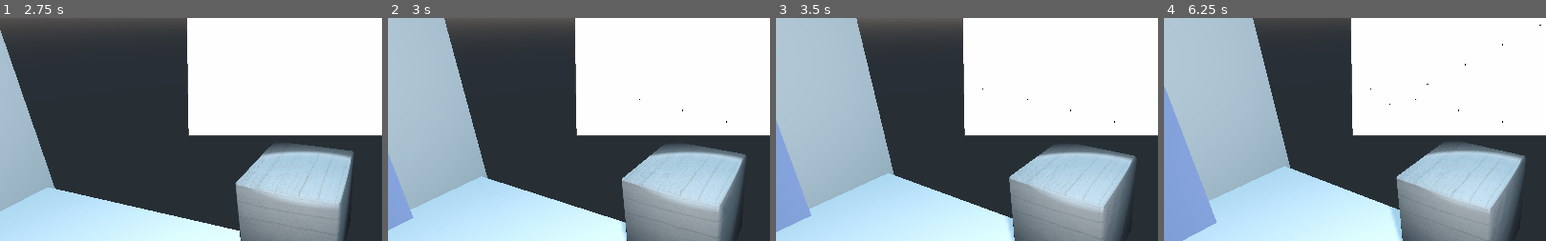
Above: before the commit, frames 1-4 (left to right).
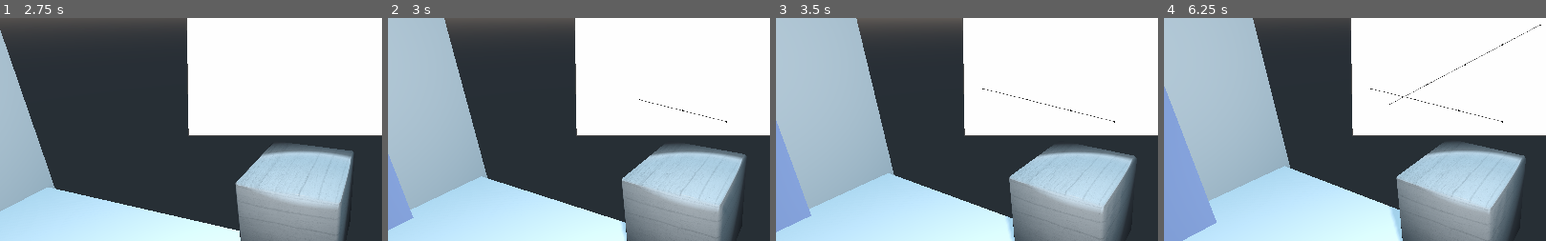
Above: after the commit, the same moments.

Repository: lmsonic/ArtGame
Game: Godot game, scene res://gui_in_3d.tscn
Two runs of this game, one before a commit and one after it. Both use one fixed random seed, a clock stepped at 60 frames per second and the inputs below.
Inputs (mouse positions are % of the whole screen's width and height, from its top left):
- Up to frame 1 (2.75 s): tap Enter (ui_accept) at 0.5, 0.77 s; move the mouse to (45, 70) at 0.52 s; press the mouse at (45, 70) at 0.53 s; hold Up (ui_up) 0.53-1.25 s; release the mouse at (45, 70) at 1.25 s; drag from (80, 65) to (45, 70) at 1.27 s; move the mouse to (20, 35) at 2.02 s; press the mouse at (20, 35) at 2.03 s; hold Left (ui_left) from 2.03 s (still down)
- Up to frame 2 (3 s): release Left (ui_left) at 2.75 s; release the mouse at (20, 35) at 2.75 s; drag from (55, 50) to (20, 35) at 2.77 s
- Up to frame 3 (3.5 s): no input
- Up to frame 4 (6.25 s): move the mouse to (35, 25) at 3.52 s; press the mouse at (35, 25) at 3.53 s; hold Down (ui_down) 3.53-4.25 s; tap Enter (ui_accept) at 3.77 s; release the mouse at (35, 25) at 4.25 s; drag from (72, 45) to (35, 25) at 4.27 s; move the mouse to (30, 55) at 5.02 s; press the mouse at (30, 55) at 5.03 s; hold Up (ui_up) 5.03-5.75 s; release the mouse at (30, 55) at 5.75 s; drag from (60, 28) to (30, 55) at 5.77 s
The pictures show only the part of the screen within x 11-61%, y 27-77%; the shares and areas given below are measured in that part.

Frame 1 is identical in both runs. In frame 2, less than 0.1% of the frame differs, in the area x 66-89%, y 36-47%; in frame 3, less than 0.1%; in frame 4, 0.2%, in the area x 54-98%, y 3-47%.

Commit message:
Save lines

Diff:
--- a/Draw.gd
+++ b/Draw.gd
@@ -41,7 +41,7 @@
 
 func _draw():
 	draw_points(2.5,Color.black)
-	#draw_lines(lines)
+	draw_lines(lines)
 
 func draw_lines(lines):
 	for line in lines:
@@ -55,19 +55,8 @@
 
 
 
-class Line:
-	func _init(start,end,width,color):
-		self.start=start
-		self.end=end
-		self.width=width
-		self.color=color
-
-	var start:Vector2
-	var end:Vector2
-	var width:float
-	var color:Color
-
 func _on_show_gesture(gesture:Gesture):
 	reset()
 	points=gesture.OriginalPoints
+	lines=gesture.Lines
 	update()
--- /dev/null
+++ b/jsonify.gd
@@ -0,0 +1,109 @@
+class_name Jsonify
+
+static func jsonify(data):
+
+	match typeof(data):
+
+		TYPE_STRING, \
+		TYPE_BOOL, \
+		TYPE_INT, \
+		TYPE_REAL:
+			return data
+
+		TYPE_ARRAY:
+			for i in len(data):
+				data[i] = jsonify(data[i])
+			return data
+
+		TYPE_DICTIONARY:
+			for k in data:
+				data[k] = jsonify(data[k])
+			return data
+
+		TYPE_VECTOR2:
+			return {
+				"x": data.x,
+				"y": data.y
+			}
+
+		TYPE_COLOR:
+			return {
+				"r": data.r,
+				"g": data.g,
+				"b": data.b,
+				"a": data.a
+			}
+
+		TYPE_RECT2:
+			return {
+				"x": data.position.x,
+				"y": data.position.y,
+				"w": data.size.x,
+				"h": data.size.y
+			}
+
+		TYPE_VECTOR3:
+			return {
+				"x": data.x,
+				"y": data.y,
+				"z": data.z
+			}
+		TYPE_OBJECT:
+			match(data.get_class()):
+				Point:
+					return{
+						"X":data.X,
+						"Y":data.Y,
+						"StrokeID":data.StrokeID
+					}
+				Line:
+					return{
+						"start": jsonify(data.start),
+						"end": jsonify(data.end),
+						"width": data.width,
+						"color": jsonify(data.color)
+					}
+		_:
+			# Unhandled data type
+			printerr("Unhandled data: ", data)
+			assert(false)
+
+
+static func godotify(data):
+
+	match typeof(data):
+
+		TYPE_ARRAY:
+			for i in len(data):
+				data[i] = godotify(data[i])
+			return data
+
+		TYPE_DICTIONARY:
+
+			match len(data):
+				2:
+					if data.has("x") and data.has("y"):
+						return Vector2(data.x, data.y)
+				3:
+					if data.has("x") and data.has("y") and data.has("z"):
+						return Vector3(data.x, data.y, data.z)
+				4:
+					if data.has("r") and data.has("g") and data.has("b") and data.has("a"):
+						return Color(data.r, data.g, data.b, data.a)
+
+					elif data.has("x") and data.has("y") and data.has("w") and data.has("h"):
+						return Rect2(data.x, data.y, data.w, data.h)
+
+			for k in data:
+				data[k] = godotify(data[k])
+			return data
+		TYPE_OBJECT:
+			match(data.get_class()):
+				Point:
+					return Point.new(data.X,data.Y,data.StrokeID)
+
+				Line:
+					return Line.new(godotify(data.start),godotify(data.end),data.width,godotify(data.color))
+
+		_:
+			return data
--- a/pdollar/Gesture.gd
+++ b/pdollar/Gesture.gd
@@ -8,6 +8,7 @@
 
 var Points:Array           #// gesture points (normalized)
 var OriginalPoints:Array           #// gesture points (normalized)
+var Lines:Array           #// gesture points (normalized)
 var Name: = "";                 #// gesture class
 const SAMPLING_RESOLUTION := 32;
 #/// <summary>
@@ -15,9 +16,10 @@
 #/// </summary>
 #/// <param name="points"></param>
 
-func _init(points:Array, gestureName:String = ""):
+func _init(points:Array,lines:Array, gestureName:String = ""):
 	self.Name = gestureName;
 	self.OriginalPoints=points
+	self.Lines=lines
 	#// normalizes the array of points with respect to scale, origin,
 	#and number of points
 	self.Points = Scale(points);
--- a/pdollar/GestureIO.gd
+++ b/pdollar/GestureIO.gd
@@ -5,6 +5,9 @@
 const gesture_path = "user://gestures.json"
 const default_data :Dictionary = {
 	'Name' : 'Gesture',
+	'Lines': {
+
+	},
 	'OriginalPoints' : {
 
 	}
@@ -19,8 +22,13 @@
 		data.OriginalPoints[str(i)]=point._to_json()
 		print(data.OriginalPoints[str(i)])
 		i+=1
+	i=0
+	for line in gesture.Lines:
+		data.Lines[str(i)]=line._to_json()
+		print(data.Lines[str(i)])
+		i+=1
 	var file = File.new()
-
+	print (data)
 	file.open(gesture_path, File.WRITE)
 	file.store_line(to_json(data))
 	file.close()
@@ -36,12 +44,21 @@
 	var text = file.get_as_text()
 	var data = parse_json(text)
 	var originalGesturePoints :=[]
+	var lines :=[]
 	for i in range(0,data.OriginalPoints.size()):
 		print(data.OriginalPoints[str(i)])
 		var pointData= parse_json(data.OriginalPoints[str(i)])
-		var point:Point = Point.new(pointData["X"],pointData["Y"],pointData["StrokeID"])
+		var point:Point = Point.new(pointData.X,pointData.Y,pointData.StrokeID)
 		originalGesturePoints.push_back(point)
+	for i in range(0,data.Lines.size()):
+		print(data.Lines[str(i)])
+		var lineData= parse_json(data.Lines[str(i)])
+		var start:Vector2= Vector2(lineData.start.x,lineData.start.y)
+		var end:Vector2= Vector2(lineData.end.x,lineData.end.y)
+		var color:Color= Color(lineData.color.r,lineData.color.g,lineData.color.b,lineData.color.a)
+		var line:Line = Line.new(start,end,lineData.width,color)
+		lines.push_back(line)
 
-	var gesture = Gesture.new(originalGesturePoints,data.Name)
+	var gesture = Gesture.new(originalGesturePoints,lines,data.Name)
 	file.close()
 	return gesture
--- a/pdollar/GestureManager.gd
+++ b/pdollar/GestureManager.gd
@@ -10,7 +10,8 @@
 	var name:String=textEdit.text
 	if name!="":
 		var points = get_parent().points
-		GestureIO.save_gesture(Gesture.new(points,name))
+		var lines = get_parent().lines
+		GestureIO.save_gesture(Gesture.new(points,lines,name))
 	else:
 		print("Name cannot be empty")
 
--- /dev/null
+++ b/pdollar/Line.gd
@@ -0,0 +1,19 @@
+extends Node
+
+
+class_name Line
+
+func _init(start,end,width,color):
+	self.start=start
+	self.end=end
+	self.width=width
+	self.color=color
+
+func _to_json():
+	return "{\"start\" : {\"x\":%f,\"y\":%f},\"end\": {\"x\":%f,\"y\":%f},\"width\" :%f,\"color\" : {\"r\":%f,\"g\":%f,\"b\":%f,\"a\":%f}}" % [start.x,start.y,end.x,end.y,width,color.r,color.g,color.b,color.a]
+
+
+var start:Vector2
+var end:Vector2
+var width:float
+var color:Color
--- a/pdollar/Point.gd
+++ b/pdollar/Point.gd
@@ -10,9 +10,8 @@
 	self.X = x;
 	self.Y = y;
 	self.StrokeID = strokeId;
-
 func _to_json():
-	return "{\"X\" : %d,\"Y\" : %d,\"StrokeID\" :%d}," % [self.X,self.Y,self.StrokeID]
+	return "{\"X\" : %d,\"Y\" : %d,\"StrokeID\" :%d}" % [self.X,self.Y,self.StrokeID]
 
 static func SqrEuclideanDistance(a:Point,b:Point)-> float:
 	return (a.X - b.X) * (a.X - b.X) + (a.Y - b.Y) * (a.Y - b.Y);
--- a/project.godot
+++ b/project.godot
@@ -19,6 +19,16 @@
 "language": "GDScript",
 "path": "res://pdollar/GestureIO.gd"
 }, {
+"base": "Reference",
+"class": "Jsonify",
+"language": "GDScript",
+"path": "res://jsonify.gd"
+}, {
+"base": "Node",
+"class": "Line",
+"language": "GDScript",
+"path": "res://pdollar/Line.gd"
+}, {
 "base": "Node",
 "class": "Point",
 "language": "GDScript",
@@ -32,6 +42,8 @@
 _global_script_class_icons={
 "Gesture": "",
 "GestureIO": "",
+"Jsonify": "",
+"Line": "",
 "Point": "",
 "PointCloudRecognizer": ""
 }
